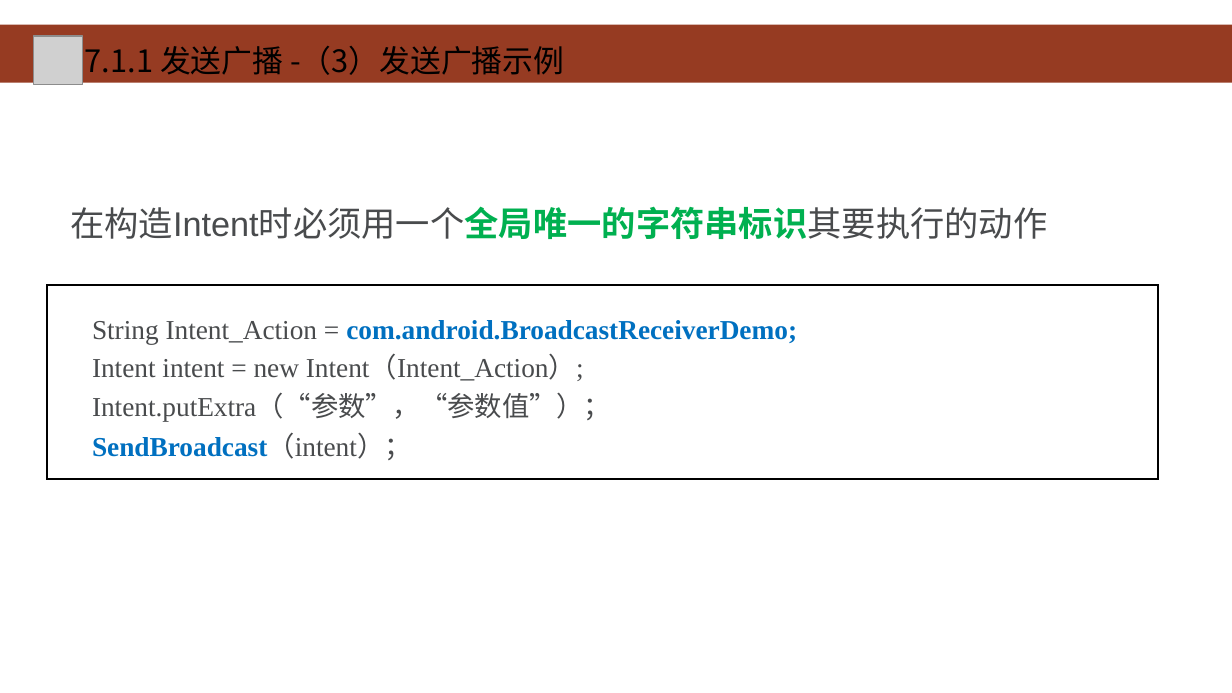
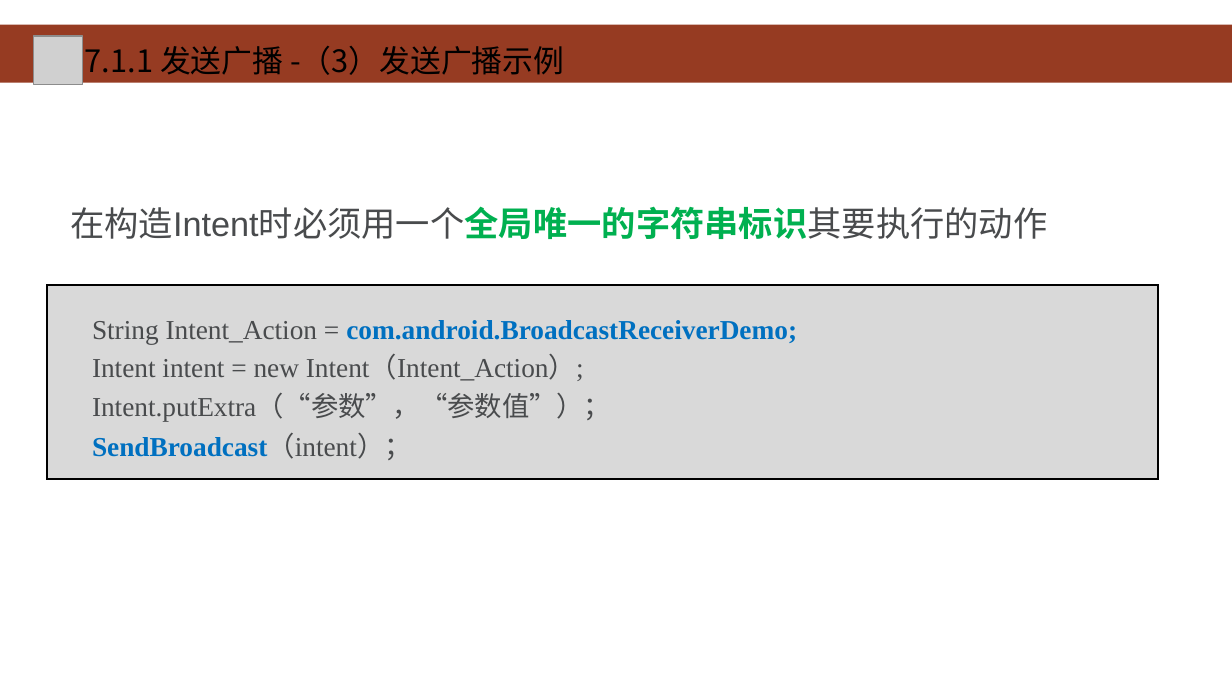
Before and after one commit to HBU/Android-PPT, a slide deck: slide 5 of 07.0 -- 广播 ------- 第07章.pptx. Drawn at 1232x693 pixels with LibreOffice and Linux fonts; fonts in the diff are those of the drawing; grey boxes stand for pictures; background and template pictures are left out. Boxes give left, top, right and bottom in pixels: in the first picture for what was removed or moved away, otherwise in the second. Text is boxed around its words. In the diff, an @@ line names an element or a change of style, - is before the commit and + after.

```diff
--- a/07.0 -- 广播 ------- 第07章.pptx
+++ b/07.0 -- 广播 ------- 第07章.pptx
@@ table at (47, 285, 1158, 478) @@
@@ fill none to #D9D9D9 in row 1, column 1 @@
```
Also in this commit, not shown: 15 other slides changed.
